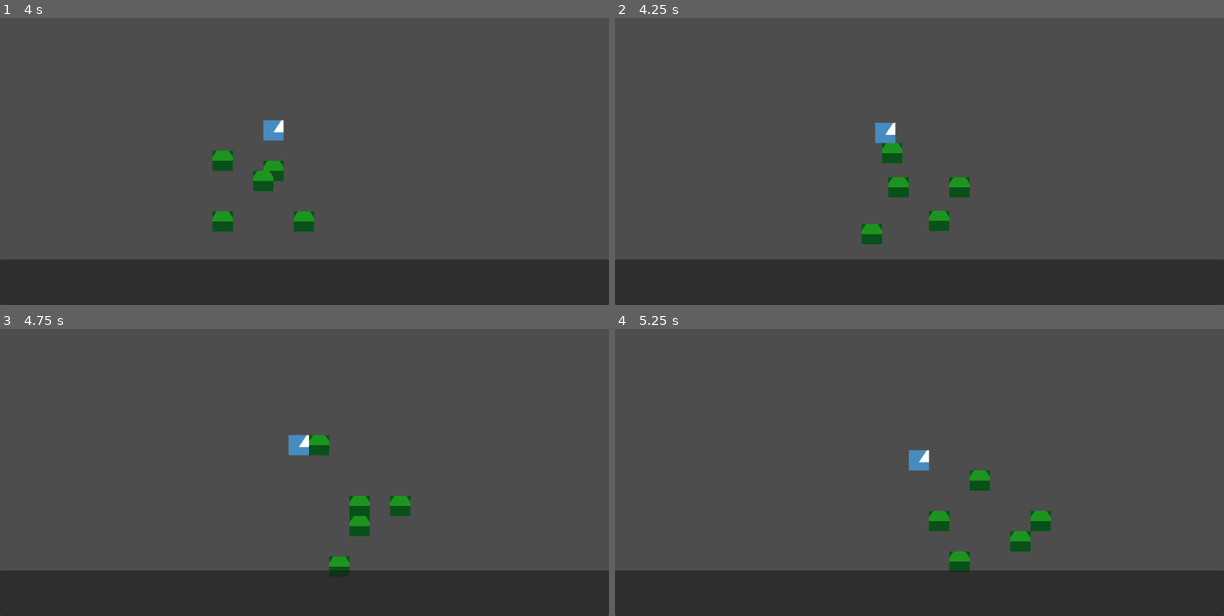
Above: before the commit, frames 1-4 (two rows, left to right).
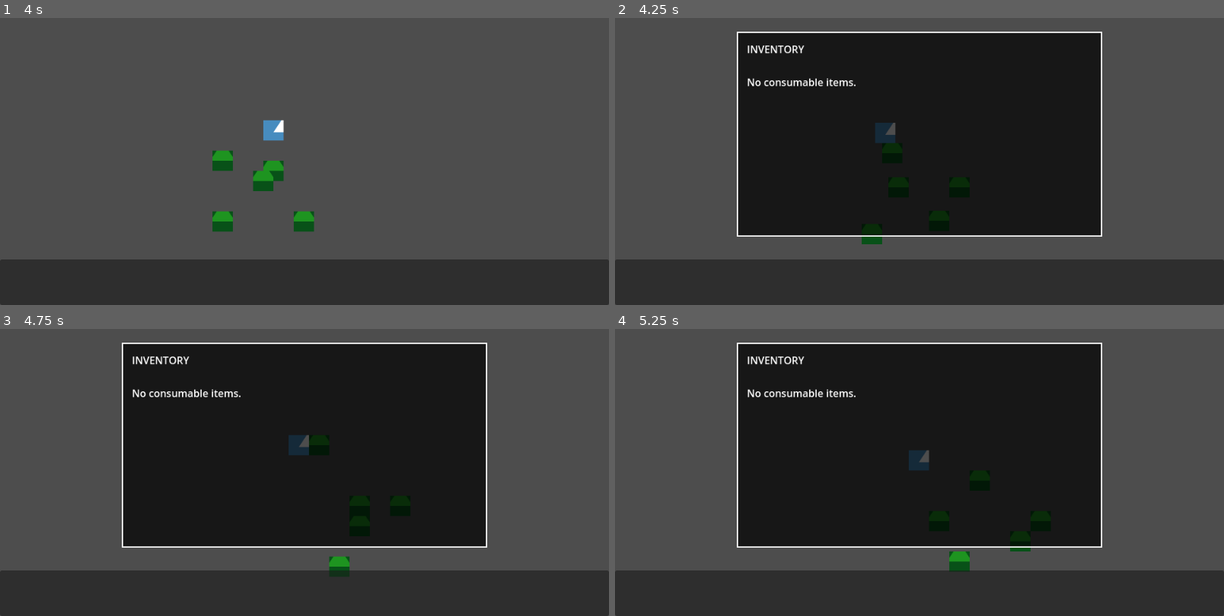
Above: after the commit, the same moments.

Repository: BlueHeronGames/dungeon-crawler-maker
Game: Godot game, scene res://scenes/crawl_dungeon_scene.tscn
Two runs of this game, one before a commit and one after it. Both use one fixed random seed, a clock stepped at 60 frames per second and the inputs below. The engine's default icon, where the game draws it, is replaced by a stand-in: a white triangle on a blue panel in a dark square.
Inputs (mouse positions are in pixels of both pictures, inside the frame that each line leads up to):
- Up to frame 1 (4 s): tap Enter at 0.5 s; move the mouse to (438, 118) at 0.52 s; hold Right (ui_right) 0.53-1.28 s; tap . (pickup) at 0.6, 2.85 s; click (438, 118) at 0.67 s; move the mouse to (182, 150) at 1.27 s; hold Down (ui_down) 1.28-2.03 s; tap G at 1.35, 3.6 s; move the mouse to (365, 58) at 2.02 s; hold Right (ui_right) 2.03-2.78 s; tap 0 at 2.1 s; move the mouse to (274, 201) at 2.77 s; hold Up (ui_up) 2.78-3.53 s; click (274, 201) at 2.92 s; move the mouse to (487, 184) at 3.52 s; hold Left (ui_left) from 3.53 s (still down)
- Up to frame 2 (4.25 s): keep holding Left (ui_left); tap I (toggle_inventory) at 4.15 s
- Up to frame 3 (4.75 s): keep holding Left (ui_left); move the mouse to (121, 395) at 4.27 s; tap 0 at 4.35 s
- Up to frame 4 (5.25 s): move the mouse to (949, 443) at 5.02 s; release Left (ui_left) at 5.03 s; hold Down (ui_down) from 5.03 s (still down); tap . (pickup) at 5.1 s; click (949, 443) at 5.17 s

Frame 1 is identical in both runs. In frame 2, 43% of the frame differs, in the area x 20-80%, y 4-77%; in frame 3, 43%; in frame 4, 43%.

Commit message:
Player can open inventory and use items!

Diff:
--- a/game_template/scenes/entities/player.gd
+++ b/game_template/scenes/entities/player.gd
@@ -114,12 +114,22 @@
 			_sprite.scale = Vector2(scale, scale)
 
 func add_item_to_inventory(item_name: String, item_data: Dictionary) -> void:
+	# Check if item already exists in inventory (for stacking)
+	for item in inventory:
+		if item is Dictionary:
+			if str(item.get("name", "")) == item_name:
+				# Found matching item, increment quantity
+				item["quantity"] = int(item.get("quantity", 1)) + 1
+				return
+
+	# New item, add to inventory with quantity 1
 	var entry_data := {}
 	if item_data is Dictionary:
 		entry_data = (item_data as Dictionary).duplicate(true)
 	inventory.append({
 		"name": item_name,
-		"data": entry_data
+		"data": entry_data,
+		"quantity": 1
 	})
 
 func get_inventory_items() -> Array:
@@ -153,8 +163,14 @@
 			else:
 				turn_manager.show_console_message("You consume the %s but you're already at full health." % item_name)
 
-	# Remove item from inventory after use
-	inventory.remove_at(inventory_index)
+	# Decrement quantity, remove item if quantity reaches 0
+	var quantity := int(item_entry.get("quantity", 1))
+	quantity -= 1
+	if quantity <= 0:
+		inventory.remove_at(inventory_index)
+	else:
+		item_entry["quantity"] = quantity
+
 	return true
 
 func get_consumable_items() -> Array:
@@ -167,7 +183,8 @@
 				consumables.append({
 					"index": i,
 					"name": item_entry.get("name", ""),
-					"data": item_data
+					"data": item_data,
+					"quantity": int(item_entry.get("quantity", 1))
 				})
 	return consumables
 
--- a/game_template/scripts/game_initializer.gd
+++ b/game_template/scripts/game_initializer.gd
@@ -23,8 +23,22 @@
 	DisplayServer.window_set_title(window_title)
 
 func _setup_inventory_ui() -> void:
-	var player := get_node_or_null("../Player") as Player
-	var inventory_ui := get_node_or_null("../InventoryUI") as InventoryUI
+	print("Setting up inventory UI...")
+	print("Self node: ", self.name)
+	print("Self path: ", self.get_path())
+
+	var player := get_node_or_null("Player") as Player
+	var inventory_ui := get_node_or_null("InventoryUI") as InventoryUI
+
+	print("Player found: ", player != null, " at path: ", "Player")
+	print("InventoryUI found: ", inventory_ui != null, " at path: ", "InventoryUI")
 
 	if player and inventory_ui:
 		inventory_ui.set_player(player)
+		print("Connected inventory UI to player")
+	else:
+		print("ERROR: Could not connect inventory UI!")
+		if not player:
+			print("  - Player node not found")
+		if not inventory_ui:
+			print("  - InventoryUI node not found")
--- a/game_template/scripts/inventory_ui.gd
+++ b/game_template/scripts/inventory_ui.gd
@@ -13,19 +13,25 @@
 var _is_visible: bool = false
 
 func _ready() -> void:
+	print("InventoryUI _ready() called")
 	_ensure_ui()
 	_ensure_inventory_action()
-	set_visible(false)
+	# Start hidden, toggle with I key
+	set_to_visible(false)
+	print("InventoryUI initialized, visible = ", _is_visible)
 
 func _input(event: InputEvent) -> void:
 	if event.is_action_pressed("toggle_inventory"):
+		print("Inventory toggle pressed!")
 		toggle_visibility()
 
 func set_player(player: Player) -> void:
 	_player = player
+	print("InventoryUI player set: ", _player)
 
 func toggle_visibility() -> void:
 	_is_visible = not _is_visible
+	print("Toggling inventory visibility to: ", _is_visible)
 	set_to_visible(_is_visible)
 	if _is_visible:
 		_update_inventory_display()
@@ -53,9 +59,12 @@
 		if key_num <= 9:
 			var item_name := str(item.get("name", "Unknown"))
 			var item_data : Dictionary = item.get("data", {})
+			var quantity := int(item.get("quantity", 1))
 			var restore_health := int(item_data.get("restore_health", 0))
 
 			text += "%d. %s" % [key_num, item_name]
+			if quantity > 1:
+				text += " x%d" % quantity
 			if restore_health > 0:
 				text += " (restores %d health)" % restore_health
 			text += "\n"
@@ -107,7 +116,9 @@
 	const ACTION := "toggle_inventory"
 	if not InputMap.has_action(ACTION):
 		InputMap.add_action(ACTION)
+		print("Created toggle_inventory action")
 	_add_key_to_action(ACTION, KEY_I)
+	print("Bound I key to toggle_inventory action")
 
 func _add_key_to_action(action_name: String, keycode: int) -> void:
 	var events := InputMap.action_get_events(action_name)
